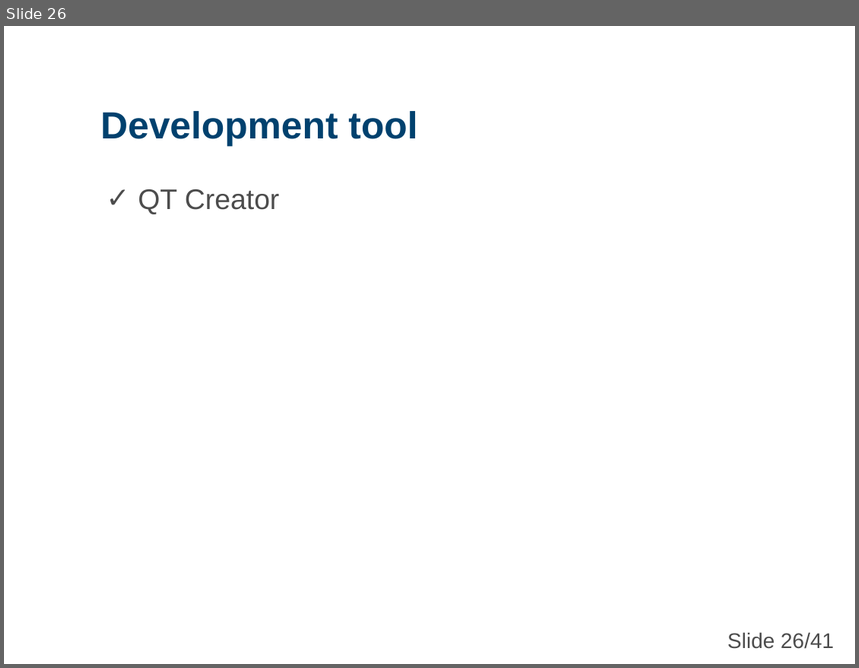
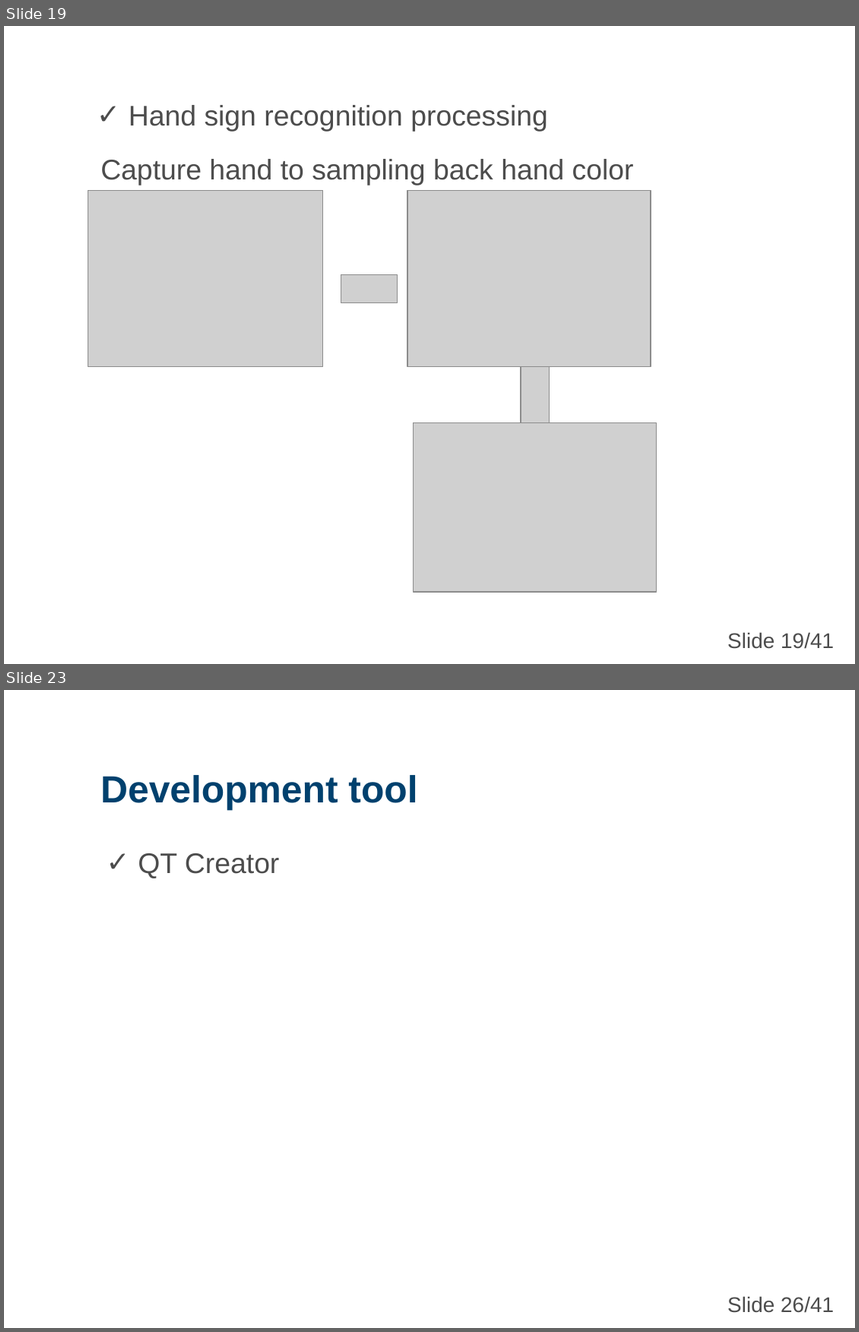
Before and after one commit to nicknguyen071093/CapstoneProject, a slide deck: Baocao/1007/Tan/CapstoneProject.ppt. Shown one above the other, each under a label of ours: slide 26 before the commit, slides 19 and 23 after it; the slides between them are not shown. The pictures are 859x668 and 859x1332 pixels, drawn with LibreOffice and Linux fonts; fonts in the diff are those of the drawing; grey boxes stand for pictures; background and template pictures are left out. Boxes give left, top, right and bottom in pixels: in the first picture for what was removed or moved away, otherwise in the second. Text is boxed around its words. In the diff, an @@ line names an element or a change of style, - is before the commit and + after.

```diff
--- a/Baocao/1007/Tan/CapstoneProject.ppt
+++ b/Baocao/1007/Tan/CapstoneProject.ppt
@@ slide 19 added at <box>4,26,855,664</box>, background picture (left out) @@
@@ text added at <box>129,105,548,132</box>, 24 pt, text #4C4C4C @@
+✓ Hand sign recognition processing
@@ text added at <box>101,159,634,186</box>, 24 pt, text #4C4C4C @@
+Capture hand to sampling back hand color
@@ picture added at <box>88,190,323,366</box> @@
@@ picture added at <box>408,190,651,366</box> @@
@@ picture added at <box>341,275,398,303</box> @@
@@ picture added at <box>521,366,549,423</box> @@
@@ picture added at <box>414,423,657,592</box> @@
@@ text added at <box>728,632,834,649</box>, 18 pt, text #4C4C4C @@
+Slide 19/41
@@ what was slide 26 is now slide 23 @@
```
Also in this commit, not shown: 4 slides changed, 1 other slide added, 5 slides removed.
